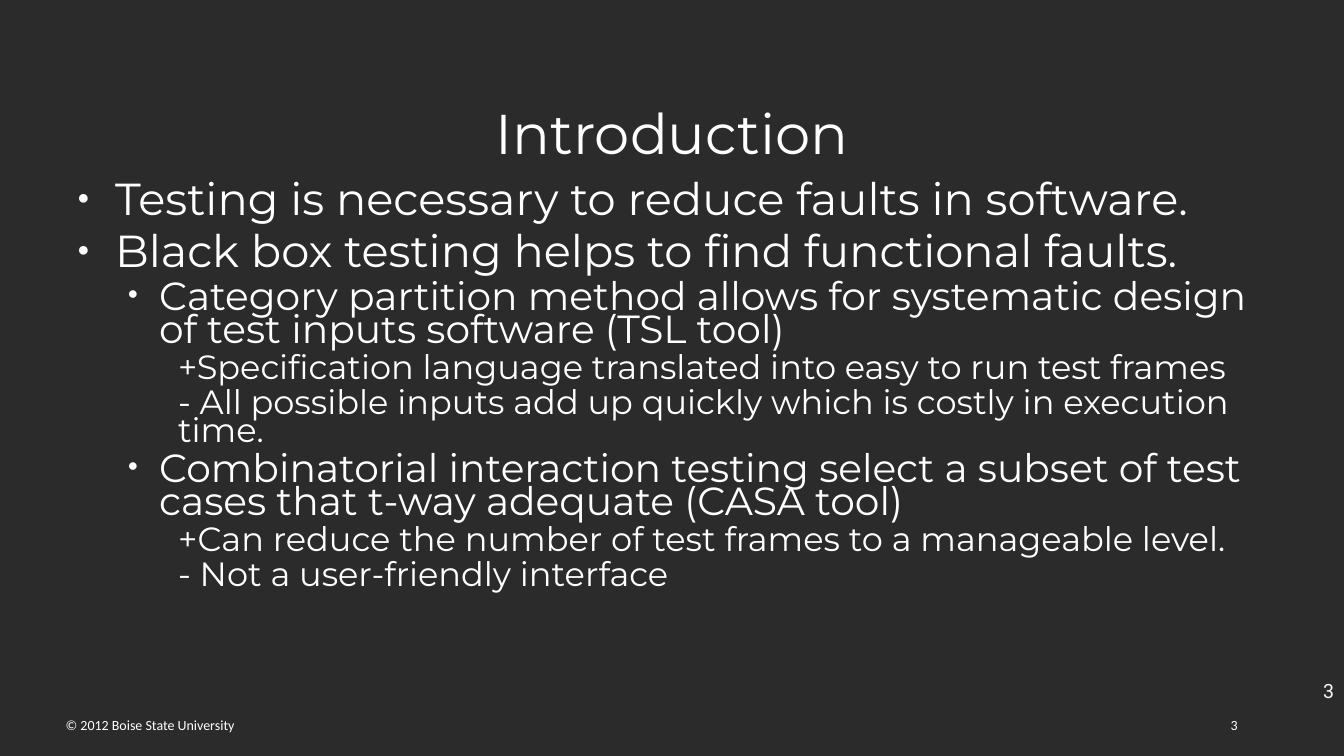
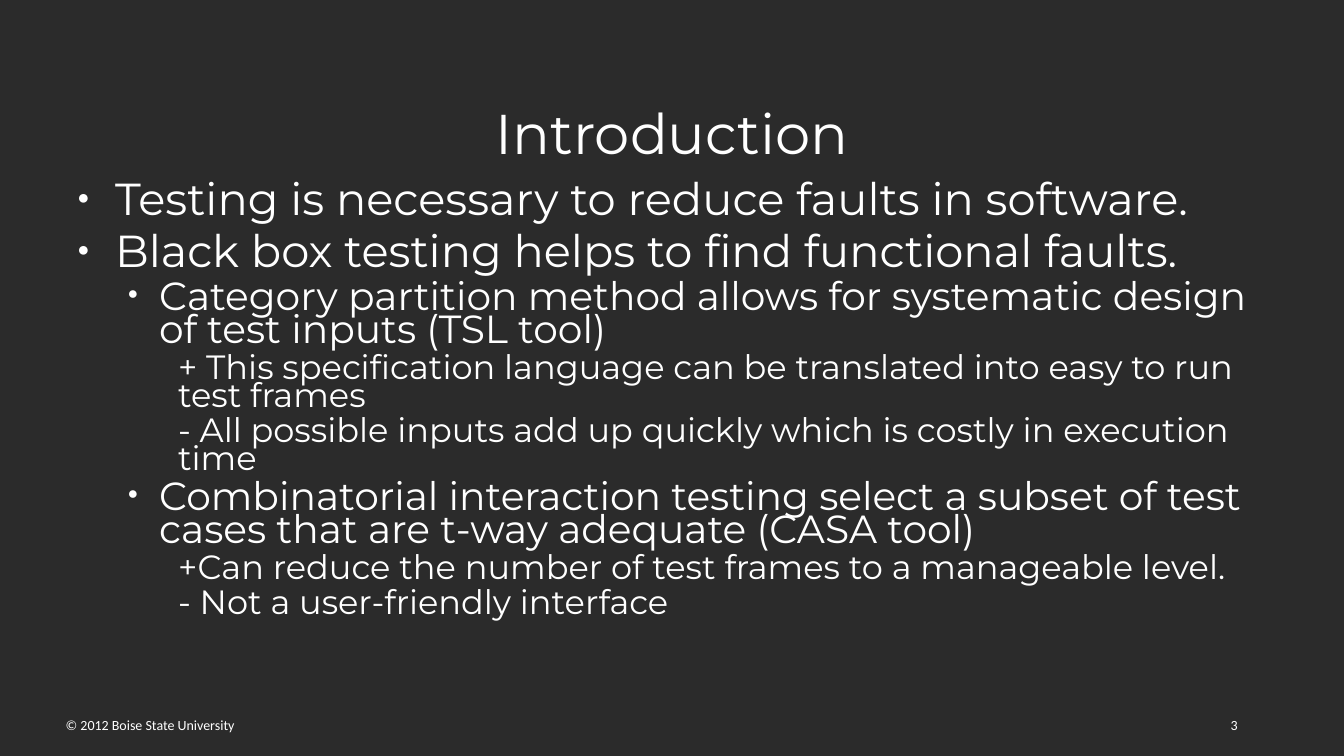
Before and after one commit to Panik-Kontrol/MastersProject, a slide deck: slide 3 of BoiseState_project_proposal.pptx. Drawn at 1344x756 pixels with LibreOffice and Linux fonts; fonts in the diff are those of the drawing; background and template pictures are left out; a plain dark background stands for a picture behind light text. Boxes give left, top, right and bottom in pixels: in the first picture for what was removed or moved away, otherwise in the second. Text is boxed around its words. In the diff, an @@ line names an element or a change of style, - is before the commit and + after.

```diff
--- a/BoiseState_project_proposal.pptx
+++ b/BoiseState_project_proposal.pptx
@@ text at [159,272,1246,551]: text changed @@
-  ● Category partition method allows for systematic design of test inputs software (TSL tool)
-    +Specification language translated into easy to run test frames
-    - All possible inputs add up quickly which is costly in execution time.
-  ● Combinatorial interaction testing select a subset of test cases that t-way adequate (CASA tool)
+  ● Category partition method allows for systematic design of test inputs (TSL tool)
+    + This specification language can be translated into easy to run test frames
+    - All possible inputs add up quickly which is costly in execution time
+  ● Combinatorial interaction testing select a subset of test cases that are t-way adequate (CASA tool)
@@ page number removed at [1323,684,1334,698] @@
-3
```
Also in this commit, not shown: 12 other slides changed, 3 slides added.
